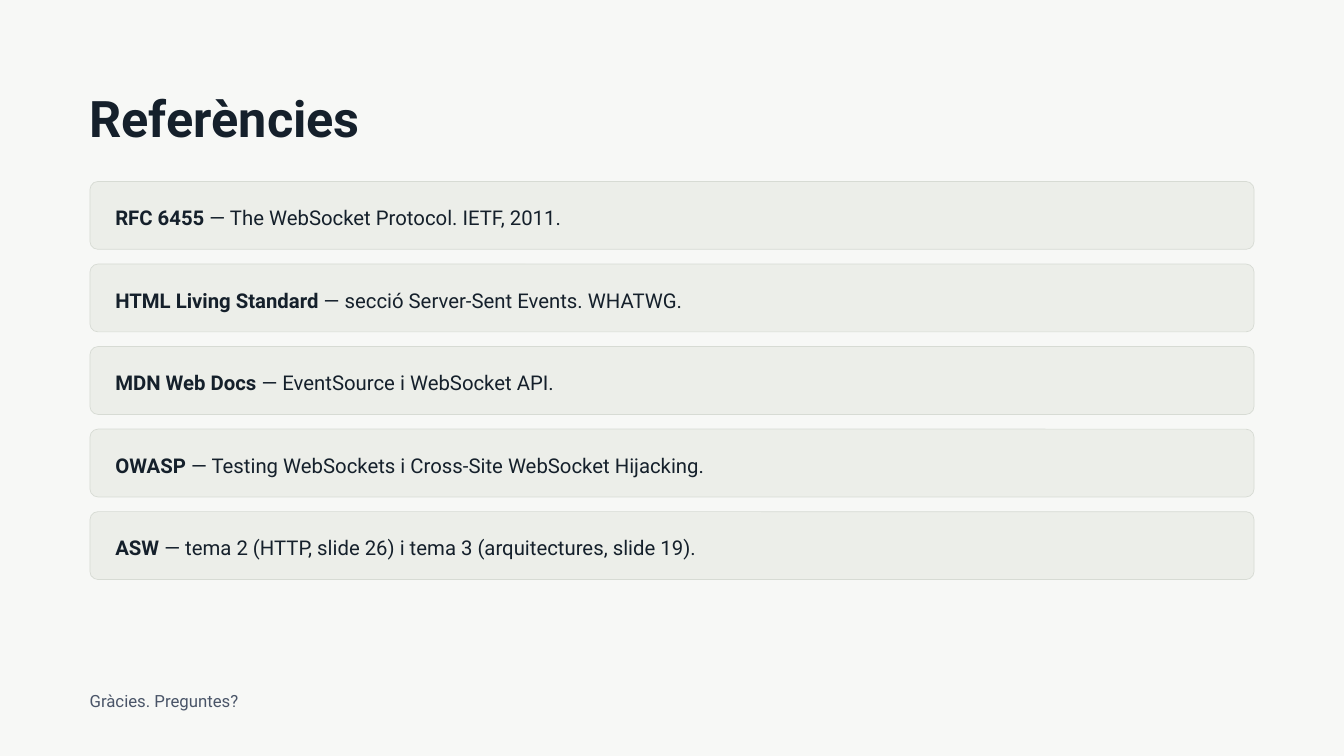
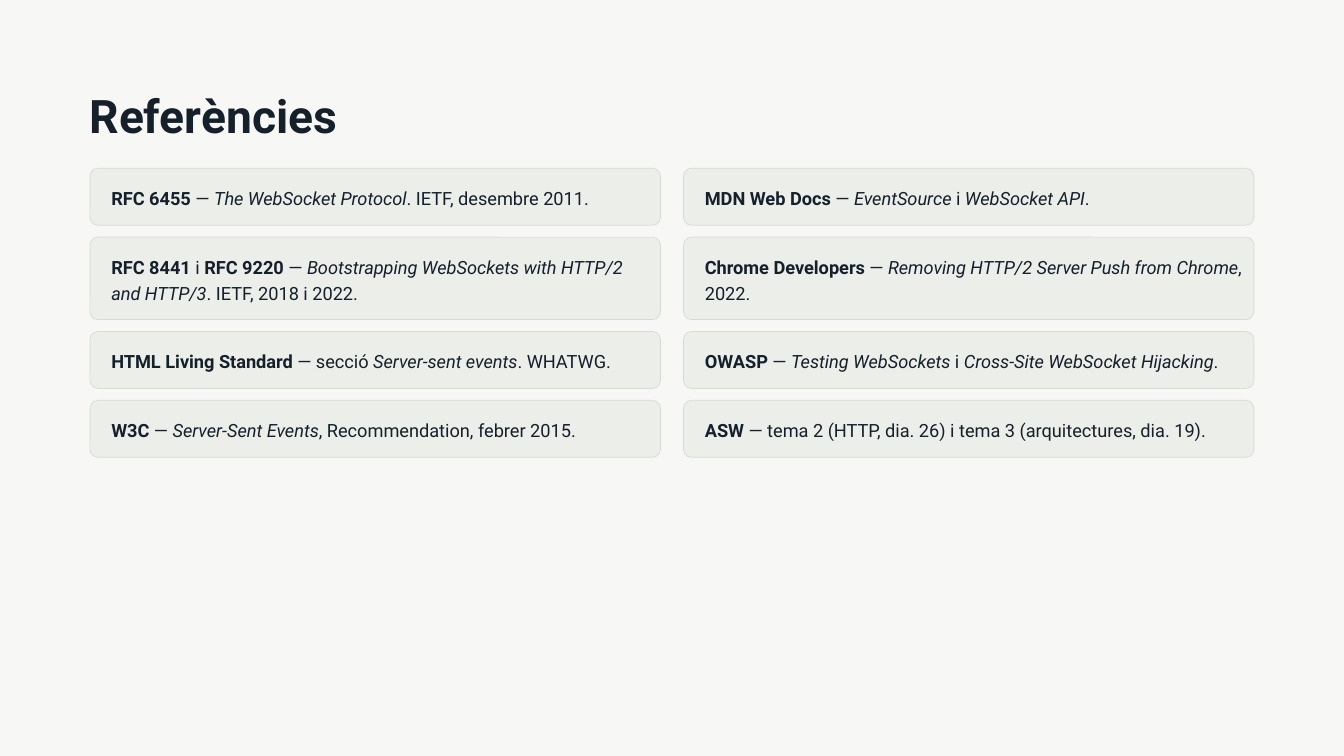
Before and after one commit to amplob/ASW, a slide deck: slide 15 of teoria/WebSockets i Server-Sent Events.pptx (slide 14 before the commit). Drawn at 1344x756 pixels with LibreOffice and Linux fonts; fonts in the diff are those of the drawing. Boxes give left, top, right and bottom in pixels: in the first picture for what was removed or moved away, otherwise in the second. Text is boxed around its words. In the diff, an @@ line names an element or a change of style, - is before the commit and + after.

```diff
--- a/teoria/WebSockets i Server-Sent Events.pptx
+++ b/teoria/WebSockets i Server-Sent Events.pptx
@@ title "Referències" at (x1=90, y1=98, x2=338, y2=134): size 36 to 33 pt; line spacing 41.4pt to 38pt @@
@@ rounded rectangle "RFC 6455 — The WebSocket ..." resized from (x1=90, y1=181, x2=1254, y2=249) to (x1=90, y1=168, x2=660, y2=226) @@
@@ rounded rectangle "MDN Web Docs — EventSource ..." resized from (x1=90, y1=347, x2=1254, y2=414) to (x1=684, y1=168, x2=1254, y2=226) @@
@@ rounded rectangle "MDN Web Docs — EventSource ..." at (x1=684, y1=168, x2=1254, y2=226): size 14.5 to 13 pt; italic on in "EventSource WebSocket API."; line spacing 20.3pt to 18.2pt; proportions changed @@
@@ text in rounded rectangle at (x1=111, y1=191, x2=589, y2=208): text changed; size 14.5 to 13 pt @@
-RFC 6455 — The WebSocket Protocol. IETF, 2011.
+RFC 6455 — The WebSocket Protocol. IETF, desembre 2011.
@@ rounded rectangle added at (x1=90, y1=237, x2=660, y2=320), fill #ECEEE9, outline #D7DBD4 0.5 pt, 13 pt, text #15202B, italic @@
+RFC 8441 i RFC 9220 — Bootstrapping WebSockets with HTTP/2 and HTTP/3. IETF, 2018 i 2022.
@@ rounded rectangle added at (x1=684, y1=237, x2=1254, y2=320), fill #ECEEE9, outline #D7DBD4 0.5 pt, 13 pt, text #15202B, italic @@
+Chrome Developers — Removing HTTP/2 Server Push from Chrome, 2022.
@@ rounded rectangle "HTML Living Standard — secció ..." resized from (x1=90, y1=264, x2=1254, y2=332) to (x1=90, y1=332, x2=660, y2=389) @@
@@ text in rounded rectangle at (x1=111, y1=354, x2=611, y2=372): text changed; size 14.5 to 13 pt @@
-HTML Living Standard — secció Server-Sent Events. WHATWG.
+HTML Living Standard — secció Server-sent events. WHATWG.
@@ rounded rectangle "OWASP — Testing WebSockets i ..." resized from (x1=90, y1=430, x2=1254, y2=497) to (x1=684, y1=332, x2=1254, y2=389) @@
@@ rounded rectangle "OWASP — Testing WebSockets i ..." at (x1=684, y1=332, x2=1254, y2=389): size 14.5 to 13 pt; italic on in "Testing WebSockets Cross-Site WebSocket Hijacking."; line spacing 20.3pt to 18.2pt; proportions changed @@
@@ rounded rectangle added at (x1=90, y1=400, x2=660, y2=458), fill #ECEEE9, outline #D7DBD4 0.5 pt, 13 pt, text #15202B @@
+W3C — Server-Sent Events, Recommendation, febrer 2015.
@@ proportions changed in 3 elements at (x1=90, y1=168, x2=660, y2=226), (x1=90, y1=332, x2=660, y2=389), (x1=684, y1=400, x2=1254, y2=458) @@
@@ rounded rectangle "ASW — tema 2 (HTTP, ..." resized from (x1=90, y1=512, x2=1254, y2=580) to (x1=684, y1=400, x2=1254, y2=458) @@
@@ text in rounded rectangle at (x1=705, y1=422, x2=1206, y2=441): text changed; size 14.5 to 13 pt @@
-ASW — tema 2 (HTTP, slide 26) i tema 3 (arquitectures, slide 19).
+ASW — tema 2 (HTTP, dia. 26) i tema 3 (arquitectures, dia. 19).
@@ text removed at (x1=90, y1=694, x2=238, y2=711) @@
-Gràcies. Preguntes?
```
Also in this commit, not shown: 5 other slides changed, 6 slides added, 4 slides removed.
